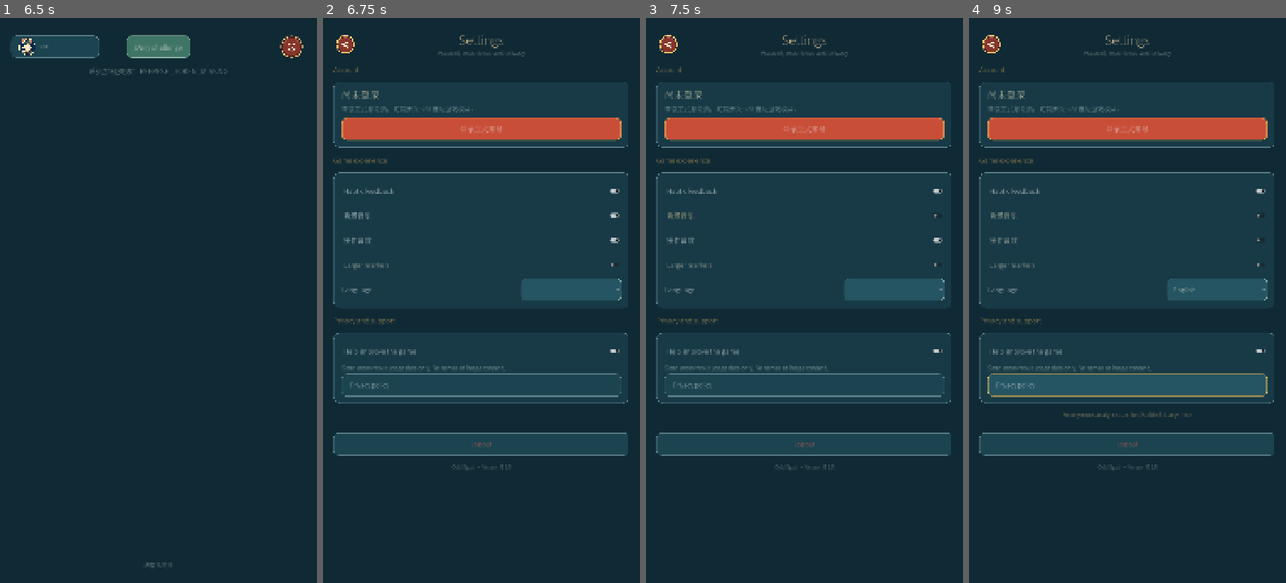
Above: before the commit, frames 1-4 (left to right).
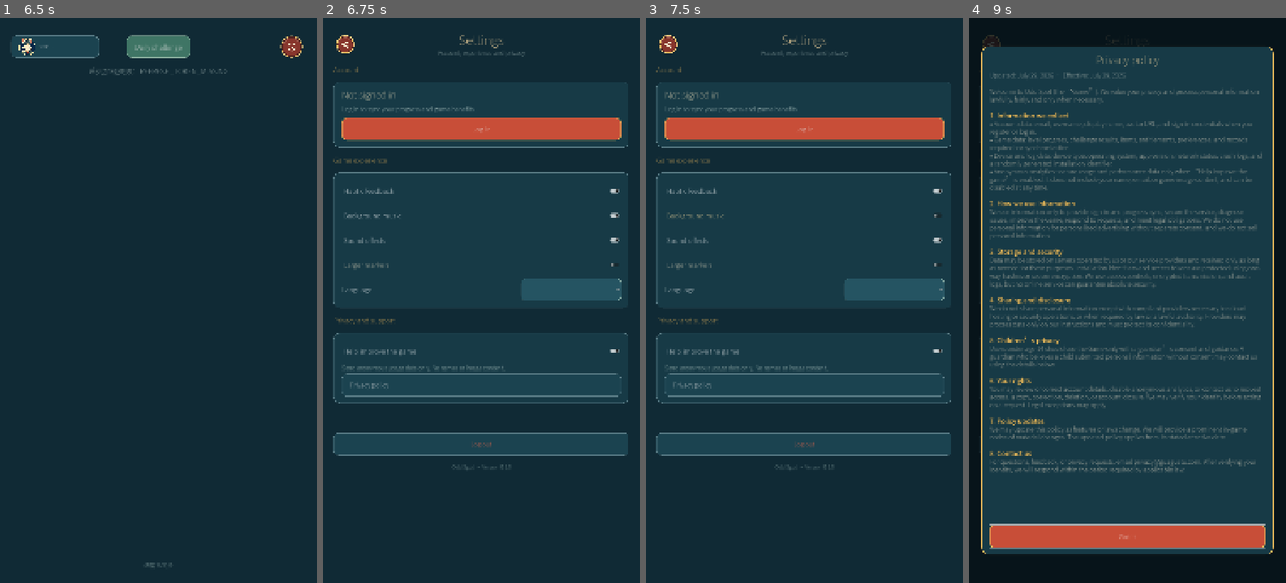
Above: after the commit, the same moments.

Repository: TheMGame/game-odd-spot
Game: Godot game, scene res://scenes/game/game.tscn
Same seed, same stepped clock (60 frames per second), same inputs: the game is played once before the commit and once after it. This scene is started directly instead of the project's main scene. Sound files missing from this copy of the repository are replaced by a short silence.
Inputs (mouse positions are in pixels of both pictures, inside the frame that each line leads up to):
- Up to frame 1 (6.5 s): click (269, 40) at 0.5 s; click (297, 40) at 1.25 s; click (269, 40) at 2 s; click (297, 40) at 2.75 s; click (269, 40) at 3.5 s; click (297, 40) at 4.25 s; click (19, 40) at 5 s; click (22, 46) at 5.75 s
- Up to frame 2 (6.75 s): click "玩家 ·" at 6.5 s
- Up to frame 3 (7.5 s): click "背景音乐" (after the commit: "Background music") at 7.25 s
- Up to frame 4 (9 s): click "操作音效" (after the commit: "Sound effects") at 8 s; click "Privacy policy" at 8.75 s

Frame 1 is identical in both runs. In frame 2, 0.5% of the frame differs, in the area x 6-57%, y 12-40%; in frame 3, 0.5%; in frame 4, 41%, in the area x 0-100%, y 0-100%.

Commit message:
feat: 添加声音，修复一些 bug

Diff:
--- a/client/scenes/game/game.gd
+++ b/client/scenes/game/game.gd
@@ -298,7 +298,7 @@
 	for difference in differences:
 		if found.has(str(difference.get("id", ""))):
 			names.append("◆ %s" % str(difference.get("label", "时代错误")))
-	$Layout/Journal/Margin/Content/Items.text = "尚未发现时代错误\n仔细观察画面中的人物、器物与建筑" if names.is_empty() else "\n".join(names)
+	$Layout/Journal/Margin/Content/Items.text = tr("尚未发现时代错误\n仔细观察画面中的人物、器物与建筑") if names.is_empty() else "\n".join(names)
 	$Layout/Journal/Margin/Content/Remaining.text = "全部发现" if found.size() == differences.size() else "还剩 %d 个" % (differences.size() - found.size())
 	hint_button.disabled = found.size() == differences.size()
 
--- a/client/scenes/settings/settings.gd
+++ b/client/scenes/settings/settings.gd
@@ -11,6 +11,9 @@
 @onready var large_markers_toggle: CheckButton = $SafeArea/Layout/Scroll/Sections/ExperienceCard/Rows/LargeMarkers
 @onready var status_label: Label = $SafeArea/Layout/Scroll/Sections/Status
 @onready var language_selector: OptionButton = $SafeArea/Layout/Scroll/Sections/ExperienceCard/Rows/Language/Selector
+@onready var privacy_dialog: Control = $PrivacyDialog
+@onready var privacy_content: RichTextLabel = $PrivacyDialog/DialogMargin/Card/Content/PolicyContent
+@onready var privacy_close: Button = $PrivacyDialog/DialogMargin/Card/Content/Close
 
 var _locale_ids: Array[String] = []
 var _changing_locale := false
@@ -29,6 +32,8 @@
 	# 当前没有广告，先隐藏“移除广告”；后续接入广告平台时恢复按钮和购买回调。
 	$SafeArea/Layout/Scroll/Sections/PrivacyCard/Rows/Purchase.visible = false
 	$SafeArea/Layout/Scroll/Sections/PrivacyCard/Rows/PrivacyPolicy.pressed.connect(_show_privacy)
+	privacy_close.pressed.connect(_hide_privacy)
+	$PrivacyDialog/Backdrop.gui_input.connect(_privacy_backdrop_input)
 	$SafeArea/Layout/Scroll/Sections/AccountCard/Content/Login.pressed.connect(_request_product_login)
 	$SafeArea/Layout/Scroll/Sections/Logout.pressed.connect(_logout)
 	var has_account := SessionStore.has_access_token()
@@ -100,6 +105,12 @@
 	language_popup.add_theme_constant_override("item_start_padding", 18)
 	language_popup.add_theme_constant_override("item_end_padding", 18)
 	language_popup.add_theme_constant_override("v_separation", 10)
+	$PrivacyDialog/DialogMargin/Card.add_theme_stylebox_override(
+		"panel", _round_box(Color("#173a46"), GOLD, 24, 2)
+	)
+	privacy_close.add_theme_stylebox_override("normal", _round_box(Color("#c84e38"), GOLD, 14, 2))
+	privacy_close.add_theme_stylebox_override("hover", _round_box(Color("#dc624b"), Color("#fff3d6"), 14, 2))
+	privacy_close.add_theme_stylebox_override("pressed", _round_box(Color("#862f24"), GOLD, 14, 2))
 
 
 func _analytics_toggled(enabled: bool) -> void:
@@ -170,7 +181,26 @@
 
 
 func _show_privacy() -> void:
-	status_label.text = tr("匿名分析可随时关闭；安装标识与访问令牌仅以不可逆摘要保存。")
+	privacy_content.text = tr("PRIVACY_POLICY_CONTENT")
+	privacy_content.scroll_to_line(0)
+	privacy_dialog.visible = true
+	privacy_close.grab_focus()
+
+
+func _hide_privacy() -> void:
+	privacy_dialog.visible = false
+	$SafeArea/Layout/Scroll/Sections/PrivacyCard/Rows/PrivacyPolicy.grab_focus()
+
+
+func _privacy_backdrop_input(event: InputEvent) -> void:
+	if event is InputEventMouseButton and event.pressed:
+		_hide_privacy()
+
+
+func _unhandled_input(event: InputEvent) -> void:
+	if privacy_dialog.visible and event.is_action_pressed("ui_cancel"):
+		_hide_privacy()
+		get_viewport().set_input_as_handled()
 
 
 func _request_product_login() -> void:
--- a/client/scenes/settings/settings.tscn
+++ b/client/scenes/settings/settings.tscn
@@ -233,3 +233,71 @@
 theme_override_font_sizes/font_size = 18
 text = "火眼金睛 · 版本 0.1.0"
 horizontal_alignment = 1
+
+[node name="PrivacyDialog" type="Control" parent="."]
+visible = false
+z_index = 10
+layout_mode = 1
+anchors_preset = 15
+anchor_right = 1.0
+anchor_bottom = 1.0
+grow_horizontal = 2
+grow_vertical = 2
+
+[node name="Backdrop" type="ColorRect" parent="PrivacyDialog"]
+layout_mode = 1
+anchors_preset = 15
+anchor_right = 1.0
+anchor_bottom = 1.0
+grow_horizontal = 2
+grow_vertical = 2
+mouse_filter = 0
+color = Color(0.02, 0.06, 0.08, 0.82)
+
+[node name="DialogMargin" type="MarginContainer" parent="PrivacyDialog"]
+layout_mode = 1
+anchors_preset = 15
+anchor_right = 1.0
+anchor_bottom = 1.0
+offset_left = 42.0
+offset_top = 96.0
+offset_right = -42.0
+offset_bottom = -96.0
+grow_horizontal = 2
+grow_vertical = 2
+mouse_filter = 1
+
+[node name="Card" type="PanelContainer" parent="PrivacyDialog/DialogMargin"]
+layout_mode = 2
+
+[node name="Content" type="VBoxContainer" parent="PrivacyDialog/DialogMargin/Card"]
+layout_mode = 2
+theme_override_constants/separation = 18
+
+[node name="Title" type="Label" parent="PrivacyDialog/DialogMargin/Card/Content"]
+layout_mode = 2
+theme_override_colors/font_color = Color(0.94, 0.82, 0.61, 1)
+theme_override_font_sizes/font_size = 36
+text = "隐私政策"
+horizontal_alignment = 1
+
+[node name="PolicyContent" type="RichTextLabel" parent="PrivacyDialog/DialogMargin/Card/Content"]
+layout_mode = 2
+size_flags_vertical = 3
+theme_override_colors/default_color = Color(0.86, 0.87, 0.81, 1)
+theme_override_colors/font_outline_color = Color(0.04, 0.12, 0.15, 1)
+theme_override_constants/outline_size = 2
+theme_override_font_sizes/normal_font_size = 22
+theme_override_font_sizes/bold_font_size = 24
+bbcode_enabled = true
+fit_content = false
+scroll_active = true
+scroll_following = false
+selection_enabled = true
+text = "PRIVACY_POLICY_CONTENT"
+
+[node name="Close" type="Button" parent="PrivacyDialog/DialogMargin/Card/Content"]
+custom_minimum_size = Vector2(0, 72)
+layout_mode = 2
+theme_override_font_sizes/font_size = 24
+text = "我知道了"
--- a/client/scripts/audio/audio_manager.gd
+++ b/client/scripts/audio/audio_manager.gd
@@ -1,10 +1,8 @@
 extends Node
 
 var _music_player: AudioStreamPlayer
-var _effects_player: AudioStreamPlayer
-var _effects_playback: AudioStreamGeneratorPlayback
-var _effect_voices: Array[Dictionary] = []
 var _click_player: AudioStreamPlayer
+var _correct_player: AudioStreamPlayer
 var _complete_player: AudioStreamPlayer
 var _click_stream: AudioStreamWAV
 var _correct_stream: AudioStreamWAV
@@ -16,32 +14,28 @@
 
 func _ready() -> void:
 	process_mode = Node.PROCESS_MODE_ALWAYS
-	_click_stream = _load_pcm_wav("res://assets/audio/ui_click.wav")
-	_correct_stream = _load_pcm_wav("res://assets/audio/correct.wav")
-	_complete_stream = _load_pcm_wav("res://assets/audio/complete.wav")
-	_music_stream = _load_pcm_wav("res://assets/audio/quiet_search_loop.wav", true)
+	_click_stream = _load_wav_resource("res://assets/audio/ui_click.wav")
+	_correct_stream = _load_wav_resource("res://assets/audio/correct.wav")
+	_complete_stream = _load_wav_resource("res://assets/audio/complete.wav")
+	_music_stream = _load_wav_resource("res://assets/audio/quiet_search_loop.wav", true)
 	if OS.has_feature("web"):
 		_web_audio = JavaScriptBridge.get_interface("oddSpotAudio")
 	_music_player = AudioStreamPlayer.new()
 	_music_player.name = "Music"
 	_music_player.volume_db = -18.0
 	add_child(_music_player)
-	_effects_player = AudioStreamPlayer.new()
-	_effects_player.name = "Effects"
-	var generator := AudioStreamGenerator.new()
-	generator.mix_rate = 44100.0
-	generator.buffer_length = 0.03
-	_effects_player.stream = generator
-	add_child(_effects_player)
-	_effects_player.play()
-	_effects_playback = _effects_player.get_stream_playback() as AudioStreamGeneratorPlayback
 	_click_player = AudioStreamPlayer.new()
 	_click_player.name = "Click"
 	_click_player.stream = _click_stream
 	_click_player.volume_db = -5.0
 	_click_player.max_polyphony = 8
-	_click_player.playback_type = AudioServer.PLAYBACK_TYPE_STREAM
 	add_child(_click_player)
+	_correct_player = AudioStreamPlayer.new()
+	_correct_player.name = "Correct"
+	_correct_player.stream = _correct_stream
+	_correct_player.volume_db = -4.0
+	_correct_player.max_polyphony = 4
+	add_child(_correct_player)
 	_complete_player = AudioStreamPlayer.new()
 	_complete_player.name = "Complete"
 	_complete_player.stream = _complete_stream
@@ -52,37 +46,6 @@
 	_apply_preferences()
 	get_tree().node_added.connect(_on_node_added)
 	_connect_buttons(get_tree().root)
-
-
-func _process(_delta: float) -> void:
-	if _effects_playback == null:
-		return
-	var frame_count := _effects_playback.get_frames_available()
-	if frame_count <= 0:
-		return
-	var frames := PackedVector2Array()
-	frames.resize(frame_count)
-	for frame_index in frame_count:
-		var mixed := Vector2.ZERO
-		for voice in _effect_voices:
-			var source: AudioStreamWAV = voice.stream
-			var source_frame := int(voice.frame)
-			var channel_count := 2 if source.stereo else 1
-			var byte_offset := source_frame * channel_count * 2
-			if byte_offset + channel_count * 2 > source.data.size():
-				continue
-			var left := float(source.data.decode_s16(byte_offset)) / 32768.0
-			var right := float(source.data.decode_s16(byte_offset + 2)) / 32768.0 if source.stereo else left
-			mixed += Vector2(left, right) * float(voice.gain)
-			voice.frame = source_frame + 1
-		frames[frame_index] = mixed.limit_length(1.0)
-		for voice_index in range(_effect_voices.size() - 1, -1, -1):
-			var voice: Dictionary = _effect_voices[voice_index]
-			var source: AudioStreamWAV = voice.stream
-			var channel_count := 2 if source.stereo else 1
-			if int(voice.frame) * channel_count * 2 >= source.data.size():
-				_effect_voices.remove_at(voice_index)
-	_effects_playback.push_buffer(frames)
 
 
 func _apply_preferences() -> void:
@@ -101,7 +64,12 @@
 
 
 func play_correct() -> void:
-	_play_effect(_correct_stream, -4.0, "correct")
+	if not Preferences.effects_enabled:
+		return
+	if OS.has_feature("web") and _web_audio != null:
+		_web_audio.play("correct")
+		return
+	_correct_player.play()
 
 
 func play_complete() -> void:
@@ -120,21 +88,6 @@
 		_web_audio.play("click")
 		return
 	_click_player.play()
-
-
-func _play_effect(stream: AudioStream, volume_db := -5.0, web_name := "") -> void:
-	if not Preferences.effects_enabled:
-		return
-	if OS.has_feature("web") and _web_audio != null and not web_name.is_empty():
-		_web_audio.play(web_name)
-		return
-	if _effects_playback == null:
-		return
-	_effect_voices.append({
-		"stream": stream,
-		"frame": 0,
-		"gain": db_to_linear(volume_db),
-	})
 
 
 func _on_node_added(node: Node) -> void:
@@ -174,16 +127,14 @@
 	play_click()
 
 
-func _load_pcm_wav(path: String, loop := false) -> AudioStreamWAV:
-	var bytes := FileAccess.get_file_as_bytes(path)
-	if bytes.size() < 44 or bytes.slice(0, 4).get_string_from_ascii() != "RIFF":
-		push_error("Invalid PCM WAV: %s" % path)
+func _load_wav_resource(path: String, loop := false) -> AudioStreamWAV:
+	# ResourceLoader resolves the imported .sample file in exported builds.
+	# Reading the source WAV with FileAccess only works inside the source tree.
+	var imported := load(path) as AudioStreamWAV
+	if imported == null:
+		push_error("Could not load WAV resource: %s" % path)
 		return AudioStreamWAV.new()
-	var stream := AudioStreamWAV.new()
-	stream.format = AudioStreamWAV.FORMAT_16_BITS
-	stream.mix_rate = bytes.decode_u32(24)
-	stream.stereo = bytes.decode_u16(22) == 2
-	stream.data = bytes.slice(44)
+	var stream := imported.duplicate() as AudioStreamWAV
 	if loop:
 		stream.loop_mode = AudioStreamWAV.LOOP_FORWARD
 		stream.loop_begin = 0
--- a/client/tests/run_unit_tests.gd
+++ b/client/tests/run_unit_tests.gd
@@ -39,6 +39,20 @@
 func _test_builtin_translations(failures: Array[String]) -> void:
 	TranslationServer.set_locale("en-US")
 	_expect(TranslationServer.translate("设置") == "Settings", "English built-in translation was not loaded", failures)
+	for source in [
+		"背景音乐",
+		"操作音效",
+		"尚未登录",
+		"关卡进度与游戏权益正在通过正式账号服务同步。",
+		"登录正式账号后，可同步关卡进度与游戏权益。",
+		"隐私政策",
+		"我知道了",
+	]:
+		_expect(
+			TranslationServer.translate(source) != source,
+			"Missing English UI translation: %s" % source,
+			failures,
+		)
 	TranslationServer.set_locale("zh-CN")
 	_expect(TranslationServer.translate("设置") == "设置", "Chinese locale did not restore source text", failures)
 
Not shown, changed: client/i18n/en_US.po
Not shown, changed: client/i18n/zh_CN.po
Not shown, changed: client/web/shell.html
Not shown, changed: scripts/build-web.ps1
Not shown, changed: scripts/deploy/deploy-release.sh
Not shown, changed: scripts/package-web-game.ps1
Not shown, changed: server/internal/httpapi/router.go
